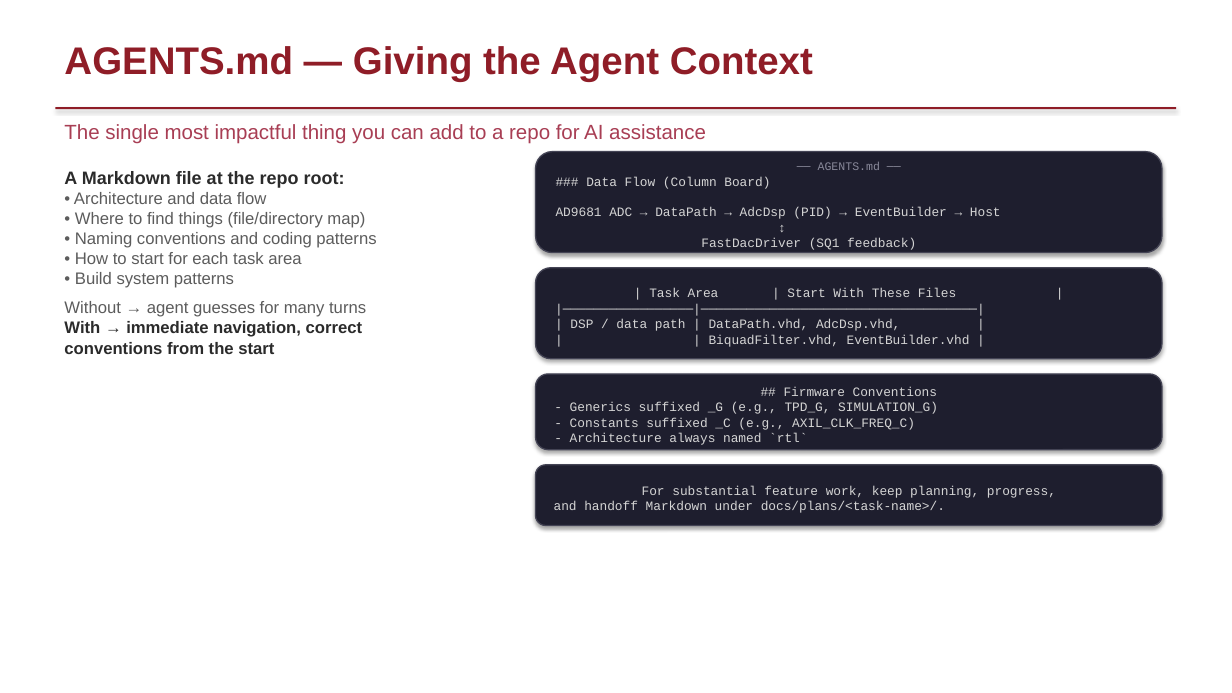
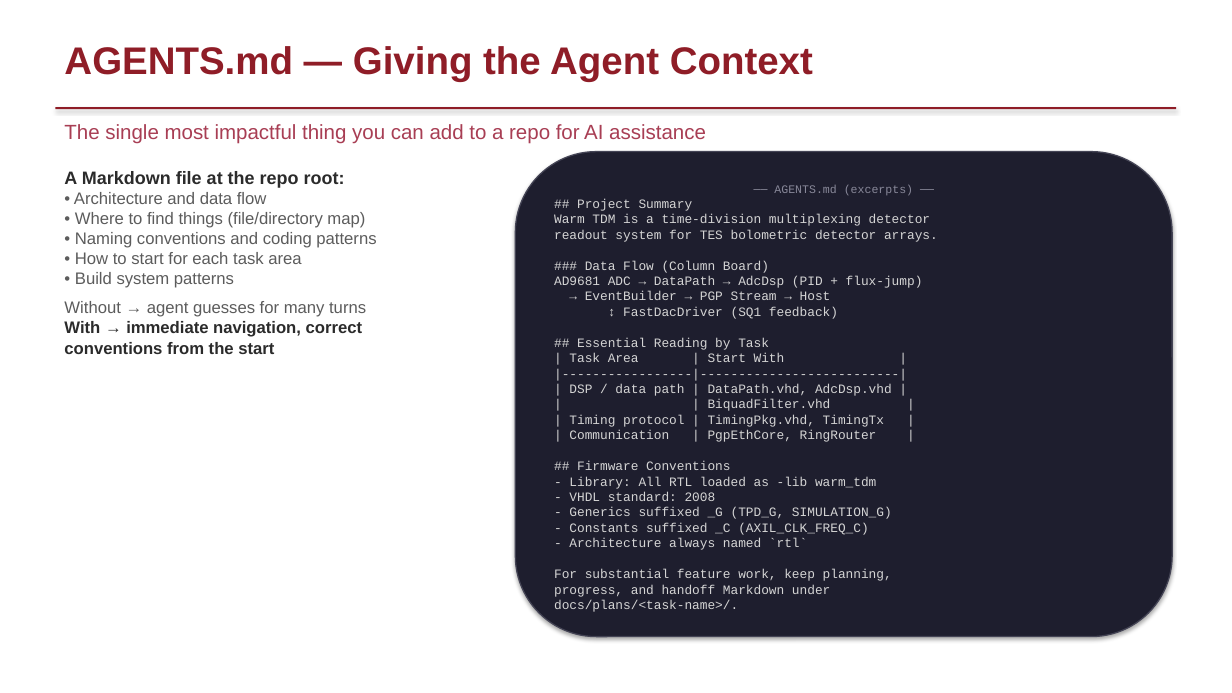
Before and after one commit to slaclab/warm-tdm, a slide deck: slide 4 of docs/plans/fp-dsp-pid/ECC_AI_Demo_Use_Case_2.pptx. Drawn at 1232x693 pixels with LibreOffice and Linux fonts; fonts in the diff are those of the drawing; background and template pictures are left out. Boxes give left, top, right and bottom in pixels: in the first picture for what was removed or moved away, otherwise in the second. Text is boxed around its words. In the diff, an @@ line names an element or a change of style, - is before the commit and + after.

```diff
--- a/docs/plans/fp-dsp-pid/ECC_AI_Demo_Use_Case_2.pptx
+++ b/docs/plans/fp-dsp-pid/ECC_AI_Demo_Use_Case_2.pptx
@@ rounded rectangle "── AGENTS.md (excerpts) ──": place and size @@
-rounded rectangle "── AGENTS.md (excerpts) ──" at [536, 152, 1163, 252]
+rounded rectangle "── AGENTS.md (excerpts) ──" at [516, 152, 1173, 637]
@@ text in rounded rectangle at [554, 185, 938, 242]: text changed; size 9 to 10 pt; text colour #888899 to #D4D4D4 @@
-── AGENTS.md ──
+── AGENTS.md (excerpts) ──
+## Project Summary
+Warm TDM is a time-division multiplexing detector
+readout system for TES bolometric detector arrays.
@@ rounded rectangle removed at [536, 268, 1163, 359] @@
-| Task Area | Start With These Files |
-|─────────────────|────────────────────────────────────|
-| DSP / data path | DataPath.vhd, AdcDsp.vhd, |
-| | BiquadFilter.vhd, EventBuilder.vhd |
@@ text in rounded rectangle at [554, 276, 923, 612]: text changed @@
-AD9681 ADC → DataPath → AdcDsp (PID) → EventBuilder → Host
-↕
-FastDacDriver (SQ1 feedback)
+AD9681 ADC → DataPath → AdcDsp (PID + flux-jump)
+→ EventBuilder → PGP Stream → Host
+↕ FastDacDriver (SQ1 feedback)
+## Essential Reading by Task
+| Task Area | Start With |
+|-----------------|--------------------------|
+| DSP / data path | DataPath.vhd, AdcDsp.vhd |
+| | BiquadFilter.vhd |
+| Timing protocol | TimingPkg.vhd, TimingTx |
+| Communication | PgpEthCore, RingRouter |
+## Firmware Conventions
+- Library: All RTL loaded as -lib warm_tdm
+- VHDL standard: 2008
+- Generics suffixed _G (TPD_G, SIMULATION_G)
+- Constants suffixed _C (AXIL_CLK_FREQ_C)
+- Architecture always named `rtl`
+For substantial feature work, keep planning,
+progress, and handoff Markdown under
+docs/plans/<task-name>/.
@@ rounded rectangle removed at [536, 374, 1163, 450] @@
-## Firmware Conventions
-- Generics suffixed _G (e.g., TPD_G, SIMULATION_G)
-- Constants suffixed _C (e.g., AXIL_CLK_FREQ_C)
-- Architecture always named `rtl`
@@ rounded rectangle removed at [536, 465, 1163, 526] @@
-For substantial feature work, keep planning, progress,
-and handoff Markdown under docs/plans/<task-name>/.
```
Also in this commit, not shown: 4 other slides changed, 1 other file.
